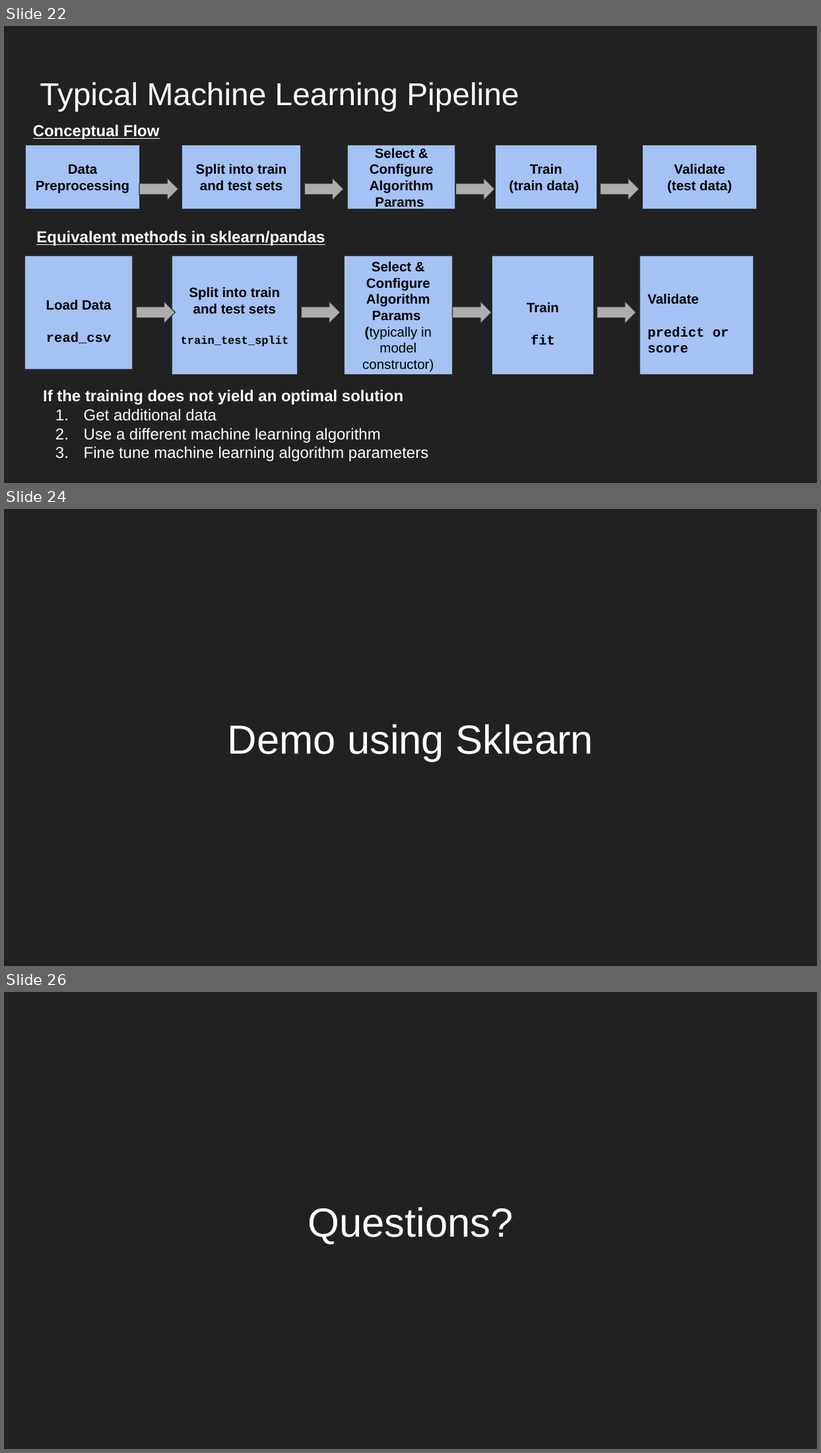
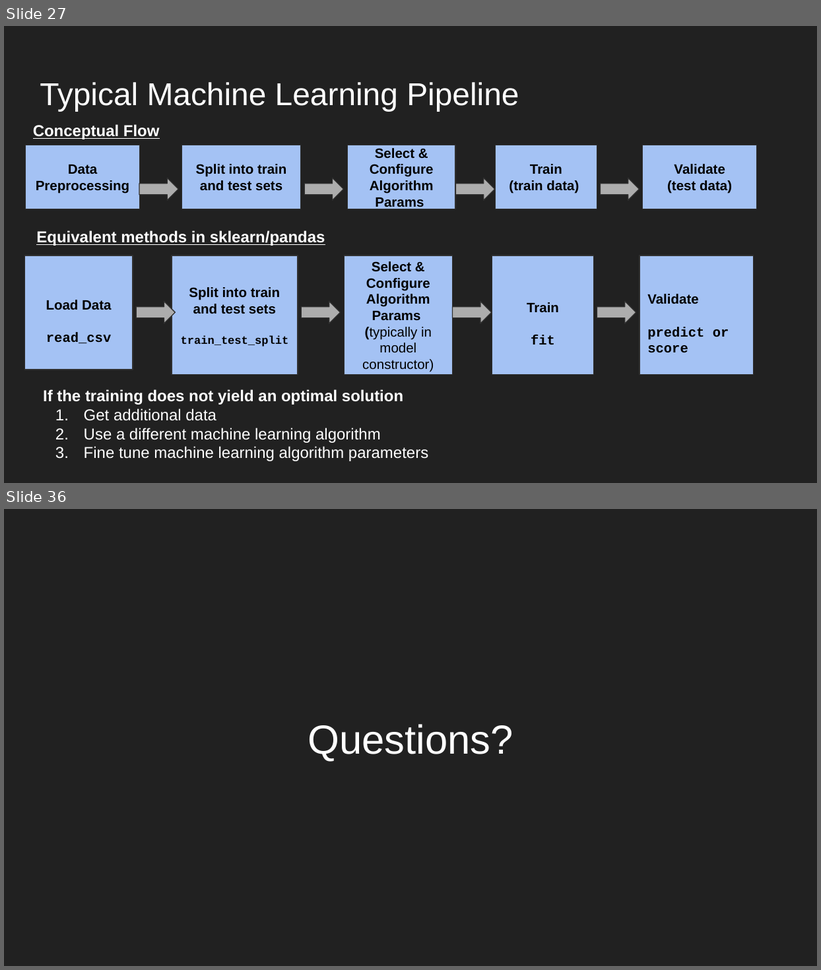
Before and after one commit to dorairajsanjay/vellore_tech_AI_ML_presentation_Feb2020, a slide deck: vit_ml_ai_core_principles_applications.pptx. Shown one above the other, each under a label of ours: slides 22, 24 and 26 before the commit, slides 27 and 36 after it; the slides between them are not shown. The pictures are 821x1453 and 821x970 pixels, drawn with LibreOffice and Linux fonts; fonts in the diff are those of the drawing. Boxes give left, top, right and bottom in pixels: in the first picture for what was removed or moved away, otherwise in the second. Text is boxed around its words. In the diff, an @@ line names an element or a change of style, - is before the commit and + after.

```diff
--- a/vit_ml_ai_core_principles_applications.pptx
+++ b/vit_ml_ai_core_principles_applications.pptx
@@ slide 24 removed at (4,509,817,966), background #212121 @@
@@ title removed at (228,724,593,761) @@
-Demo using Sklearn
@@ what was slide 22 is now slide 27 @@
@@ what was slide 26 is now slide 36 @@
```
Also in this commit, not shown: 7 slides changed, 14 slides added, 3 other slides removed.
